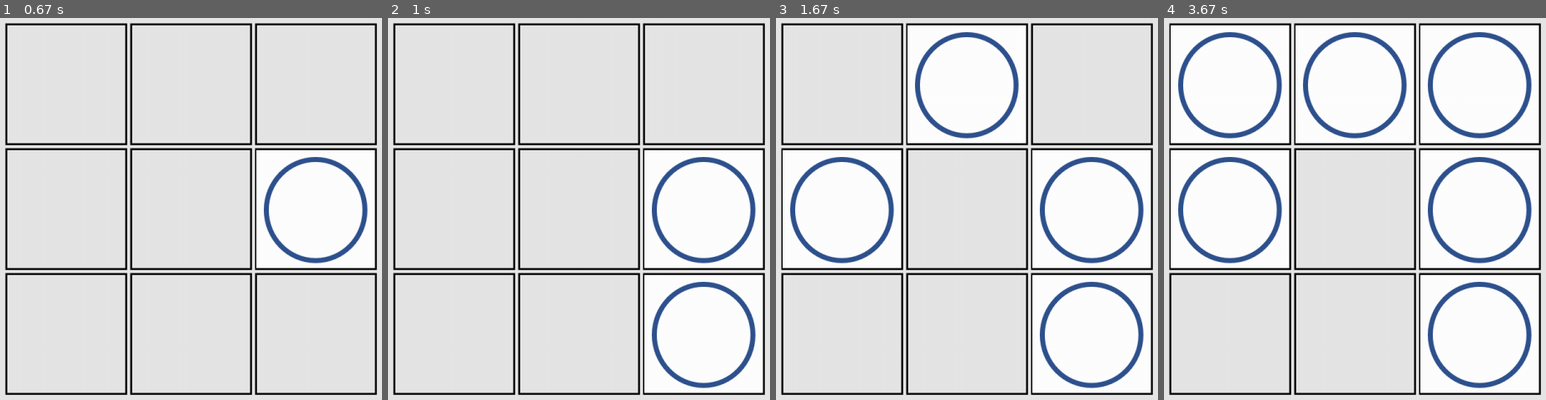
Above: before the commit, frames 1-4 (left to right).
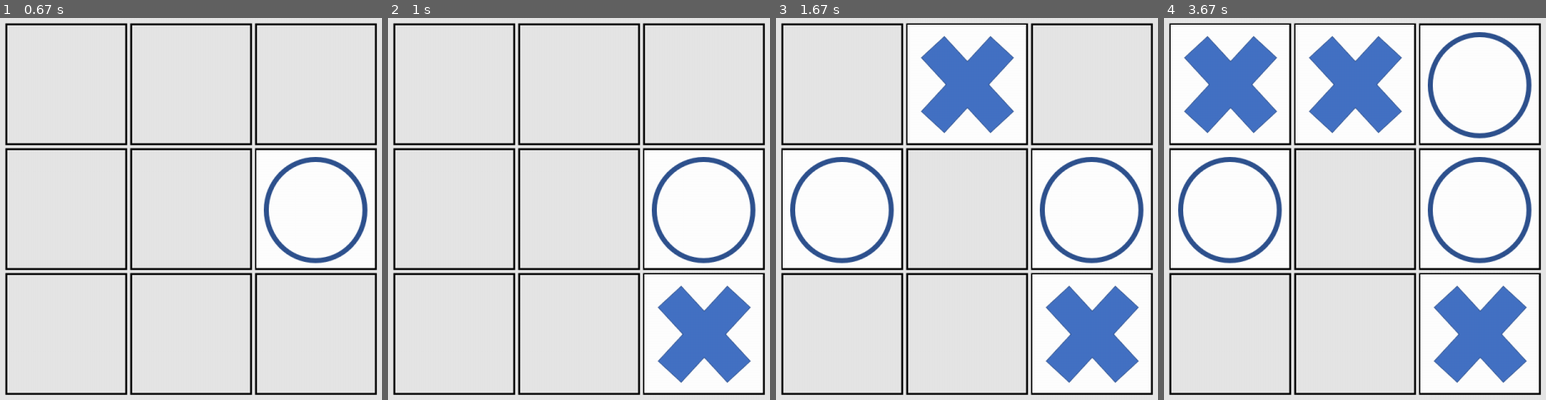
Above: after the commit, the same moments.

Repository: Chen-Carl/pygame-Tic-Tac-Toe
Game: pygame game, started from chess_main.py
The game is run twice, just before and just after one commit, with the same random seed, the same clock (stepped at 60 frames per second) and the same inputs.
Inputs (mouse positions are in pixels of both pictures, inside the frame that each line leads up to):
- Up to frame 1 (0.67 s): click (347, 243) at 0.38 s
- Up to frame 2 (1 s): click (739, 273) at 0.72 s
- Up to frame 3 (1.67 s): click (894, 166) at 1.05 s; click (928, 56) at 1.38 s
- Up to frame 4 (3.67 s): click (1526, 75) at 1.72 s; click (outside the picture) at 2.55 s; click (1228, 132) at 3.38 s

Frame 1 is identical in both runs. In frame 2, 4.7% of the frame differs, in the area x 67-99%, y 67-97%; in frame 3, 9.4%; in frame 4, 14%, in the area x 1-99%, y 1-97%.

Commit message:
place different types of pieces

Diff:
--- a/chess_main.py
+++ b/chess_main.py
@@ -21,7 +21,7 @@
     # event loop
     while True:
         # listening events from mouse and keyboard
-        gf.check_events(chessboard.screen, chessboard, pieces)
+        gf.check_events(chessboard.screen, chessboard, pieces, ai_settings)
 
         # visualize
         gf.update_screen(ai_settings, screen, chessboard, pieces)
--- a/game_functions.py
+++ b/game_functions.py
@@ -5,13 +5,13 @@
 from piece import Piece
 
 
-def check_events(screen, chessboard, pieces):
+def check_events(screen, chessboard, pieces, ai_settings):
     for event in pygame.event.get():
         if event.type == pygame.QUIT:
             sys.exit()
         elif event.type == pygame.MOUSEBUTTONDOWN:
             mouse_x, mouse_y = pygame.mouse.get_pos()
-            new_piece(screen, chessboard, mouse_x, mouse_y, pieces)
+            new_piece(screen, chessboard, mouse_x, mouse_y, pieces, ai_settings)
 
 def update_screen(ai_settings, screen, chessboard, pieces):
     screen.fill(ai_settings.bg_color)
@@ -20,7 +20,7 @@
         piece.blit_piece()
     pygame.display.flip()
 
-def new_piece(screen, chessboard, mouse_x, mouse_y, pieces):
+def new_piece(screen, chessboard, mouse_x, mouse_y, pieces, ai_settings):
 
     if mouse_x > 50 and mouse_x < 50 + 195:
         i = 0
@@ -47,8 +47,12 @@
         rect_y = chessboard.boxes[index][1] + 192
         print(rect_x, rect_y)
         chessboard.boxes_status[index] = 1
-        piece = Piece(screen, rect_x, rect_y)
+        piece = Piece(screen, rect_x, rect_y, ai_settings)
         pieces.add(piece)
+        if ai_settings.piece_choose == 1:
+            ai_settings.piece_choose = 0
+        elif ai_settings.piece_choose == 0:
+            ai_settings.piece_choose = 1
 
     elif index >= 0 and chessboard.boxes_status[index] == 1:
         pass
--- a/piece.py
+++ b/piece.py
@@ -2,13 +2,13 @@
 from pygame.sprite import Sprite
 
 class Piece(Sprite):
-    def __init__(self, screen, rect_x, rect_y):
+    def __init__(self, screen, rect_x, rect_y, ai_settings):
         super().__init__()
         self.screen = screen
-        # if self.choose == 0:
-        self.image = pygame.image.load("images/circle.png")
-        # elif self.choose == 1:
-        #     self.image = pygame.image.load("images/cross.png")
+        if ai_settings.piece_choose == 0:
+            self.image = pygame.image.load("images/circle.png")
+        elif ai_settings.piece_choose == 1:
+            self.image = pygame.image.load("images/cross.png")
         self.rect = self.image.get_rect()
         self.rect.centerx = rect_x
         self.rect.bottom = rect_y
--- a/settings.py
+++ b/settings.py
@@ -3,3 +3,4 @@
         self.screen_width = 1200
         self.screen_height = 800
         self.bg_color = (230, 230, 230)
+        self.piece_choose = 0
